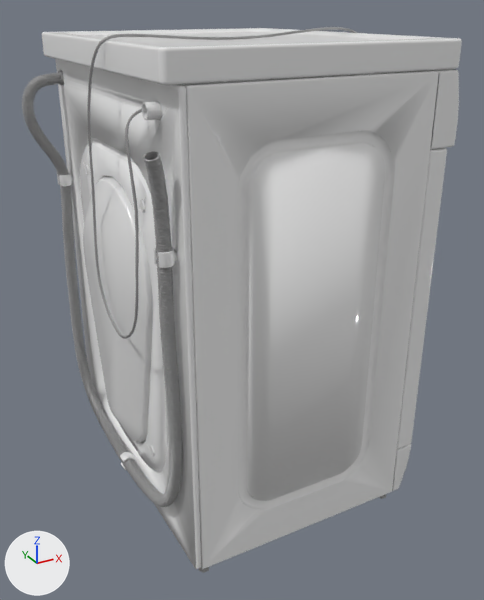
Before and after pictures for a commit that changed the glTF model tehnika/model/tehnika.glb.
Before and after are seen from a camera (50 mm lens) standing at (-16.1, 4.1, 11.7) and looking at (-0.1, 33.1, -2.8). Arrows for +X, +Y and +Z are at lower left; the lights stay in place. The first picture is the older version. Where no turn or scale is listed for an object, it has been applied to the vertices. Vertices at exactly the same position are counted once.

Names of what the first picture shows: 'pCylinder1025_grey_0', 'pCylinder1025_grey_0.001', 'pCylinder1025_grey_0.002', 'pCylinder1035_plastic_white_0', 'pCylinder1039_grey_0', 'polySurface119_plastic_white1_0', 'polySurface131_plastic_white1_0', 'polySurface132_steel_white_0', 'polySurface135_steel_white_0', 'polySurface145_steel_white_0' and 10 more.
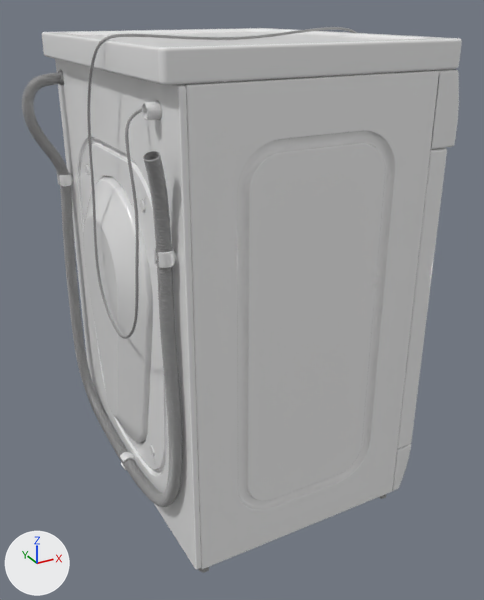
The change in detail:
me_polysurface135_steel_white_0 is used by ob_polysurface135_steel_white_0; location (-0.44, 34.03, -1.74).
me_polysurface135_steel_white_0 had 623 vertices, 1242 faces and spanned x -5.8..5.8, y -8.1..8.1, z -10.9..10.9.
me_polysurface135_steel_white_0 now has 1008 vertices, 2012 faces and spans x -5.8..5.8, y -8.1..8.1, z -10.9..10.9.
me_polysurface135_steel_white_0 part 1: 3 vertices moved within x -5.7..5.7, y -7.8..7.8, z 10.8; 385 vertices added at x -5.8..5.8, y -8.1..8.1, z -10.9..10.9.
me_polysurface145_steel_white_0 is used by ob_polysurface145_steel_white_0; parent ob_polysurface145; location (-5.277, 34.03, -1.697); scale (10.9, 10.9, 10.9).
me_polysurface145_steel_white_0 had 532 vertices, 972 faces and spanned x -0.11..0.11, y -0.74..0.74, z -1.0..1.0.
me_polysurface145_steel_white_0 now has 1040 vertices, 1920 faces and spans x -0.11..0.11, y -0.74..0.74, z -1.0..1.0.
me_polysurface145_steel_white_0 part 2: 58 vertices moved within x -0.11..0.11, y -0.74..0.74, z -0.99..0.99; 7 vertices removed from x -0.11..-0.09, y -0.6..0.53, z -0.77..0.91; 515 vertices added at x -0.11..0.11, y -0.74..0.74, z -1.0..1.0.

What differs and where, as boxes [x1, y1, x2, y2] in the pictures (484 x 600 px):
'polySurface135_steel_white_0', reshaped
    before: [180, 71, 439, 569]
    after: [181, 70, 439, 569]
'polySurface145_steel_white_0', reshaped, rescaled
    both: [55, 59, 201, 569]
part 1 of me_polysurface135_steel_white_0, built on (mostly hidden before)
    before: [180, 81, 245, 85]
    after: [186, 83, 418, 569]
part 2 of me_polysurface145_steel_white_0, built on
    before: [65, 86, 201, 568]
    after: [61, 86, 201, 569]
